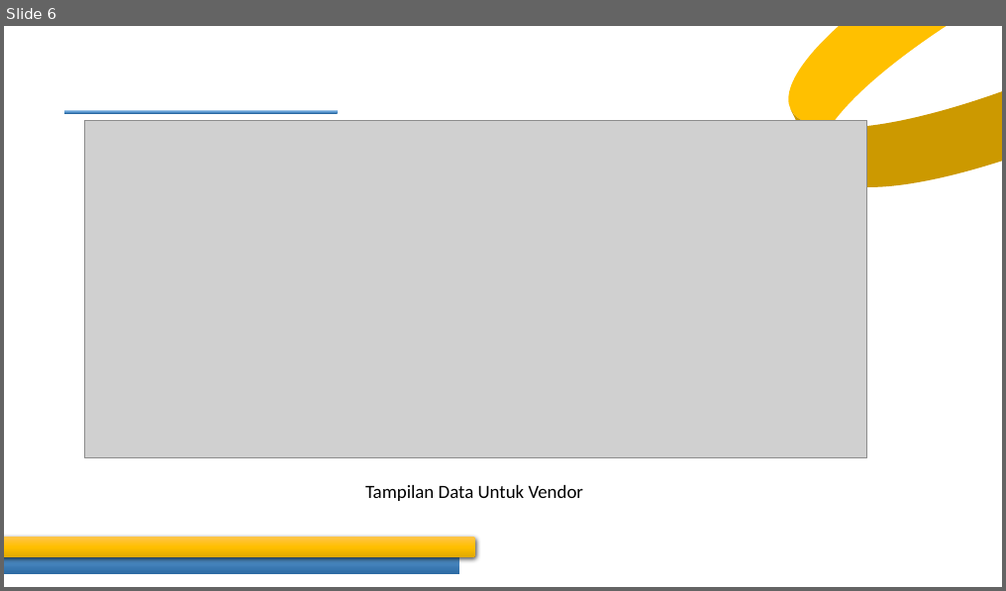
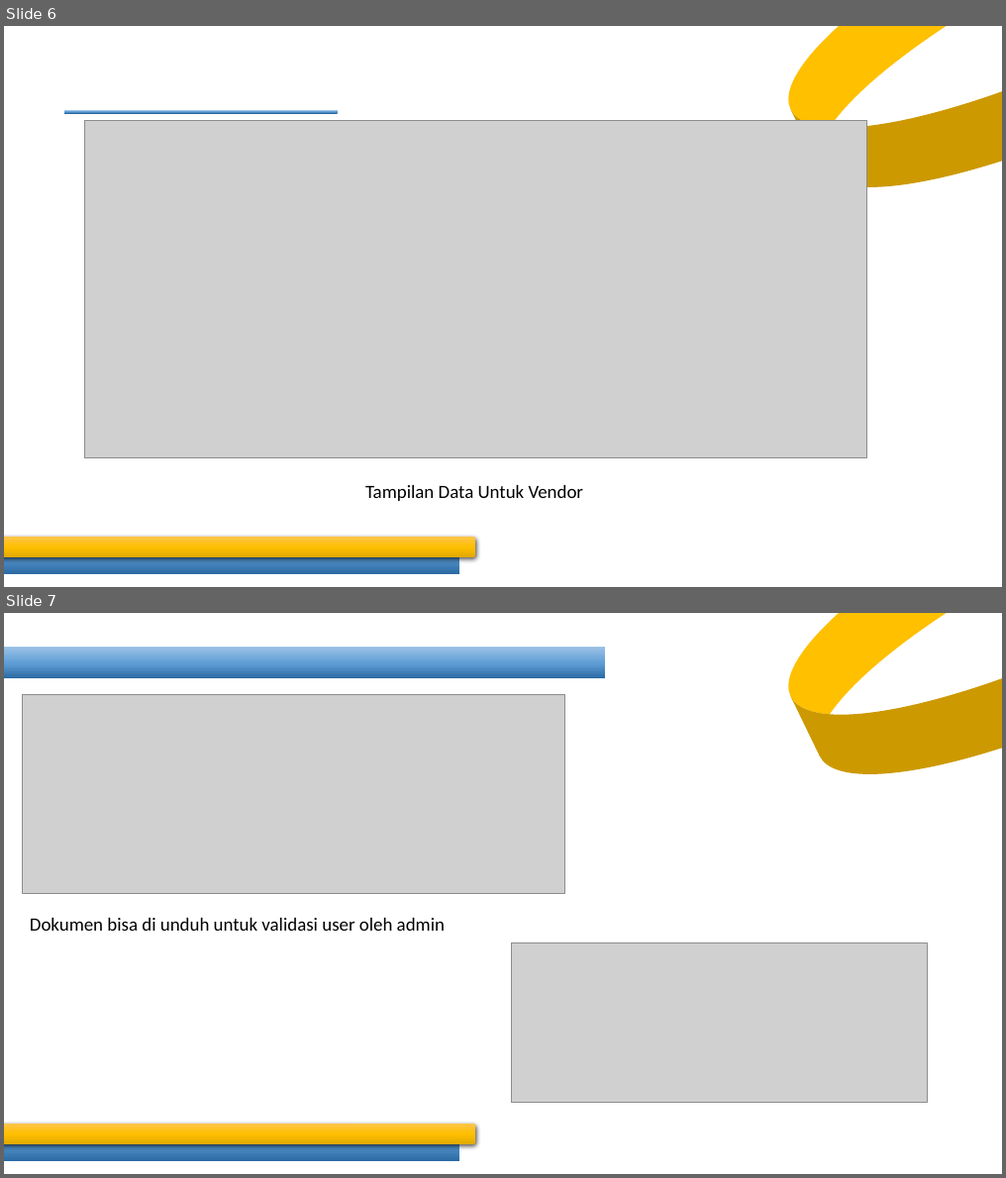
Before and after one commit to nopri888-anto/tender-app, a slide deck: Modul.pptx. Shown one above the other, each under a label of ours: slide 6 before the commit, slides 6 and 7 after it. The pictures are 1006x591 and 1006x1178 pixels, drawn with LibreOffice and Linux fonts; fonts in the diff are those of the drawing; grey boxes stand for pictures. Boxes give left, top, right and bottom in pixels: in the first picture for what was removed or moved away, otherwise in the second. Text is boxed around its words. In the diff, an @@ line names an element or a change of style, - is before the commit and + after.

```diff
--- a/Modul.pptx
+++ b/Modul.pptx
@@ slide 7 added at (4, 613, 1002, 1174), background #FFFFFF @@
@@ curved left arrow added at (741, 613, 1002, 831), fill #FFC000 @@
@@ rectangle added at (4, 646, 605, 678), fill gradient #2A69A2 to #609ED6 to #9DC3E6 @@
@@ picture added at (22, 694, 564, 894) @@
@@ text added at (30, 918, 445, 931), 18 pt, text #000000 @@
+Dokumen bisa di unduh untuk validasi user oleh admin
@@ picture added at (512, 943, 927, 1103) @@
@@ corner added at (4, 1118, 460, 1161), fill gradient #2A69A2 to #609ED6 to #9DC3E6 @@
@@ rounded rectangle added at (4, 1124, 475, 1146), fill gradient #FFC64B to #FFC000 to #E3AB00 @@
```
Also in this commit, not shown: 3 slides changed, 1 other slide added, 7 slides removed, 10 other files.
